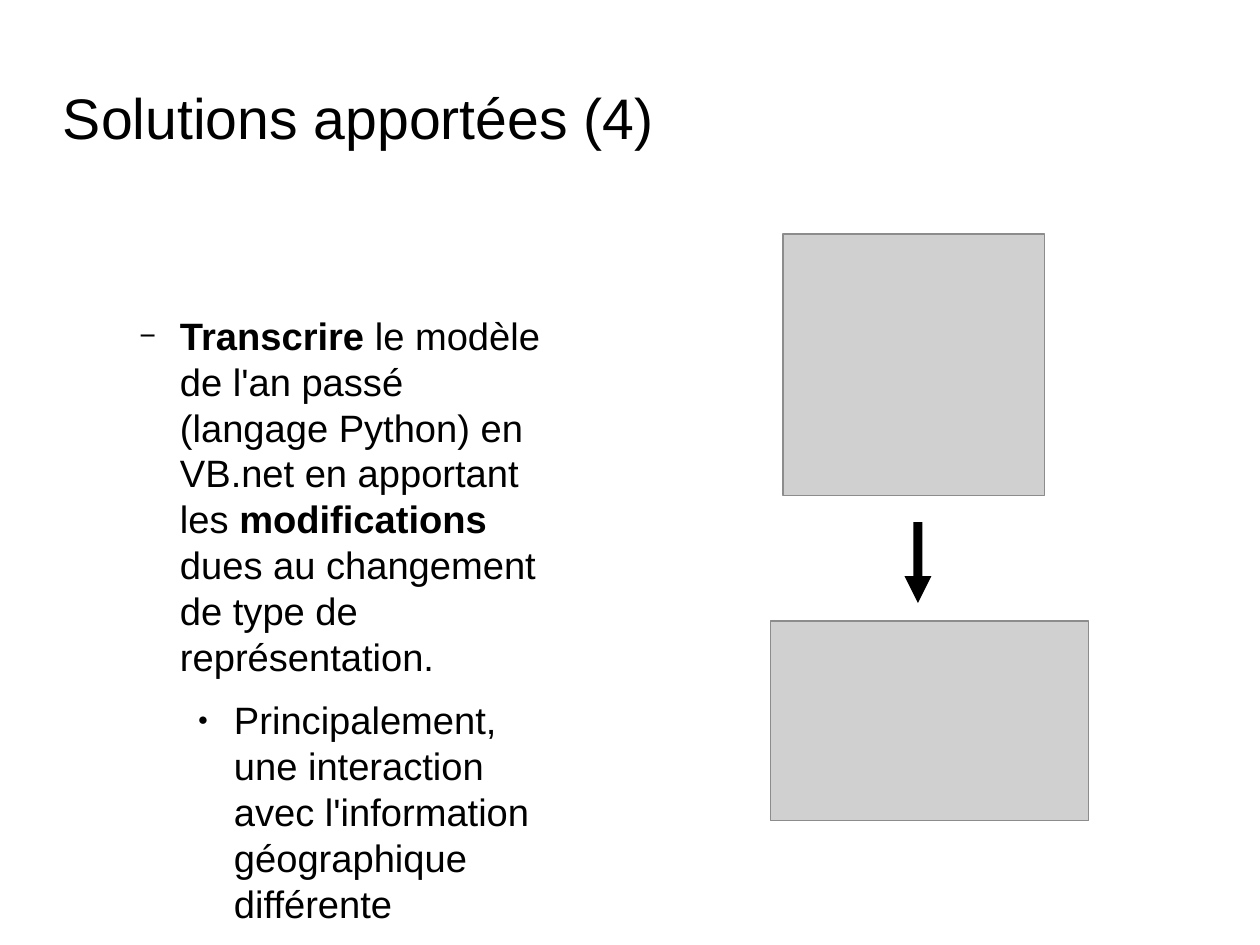
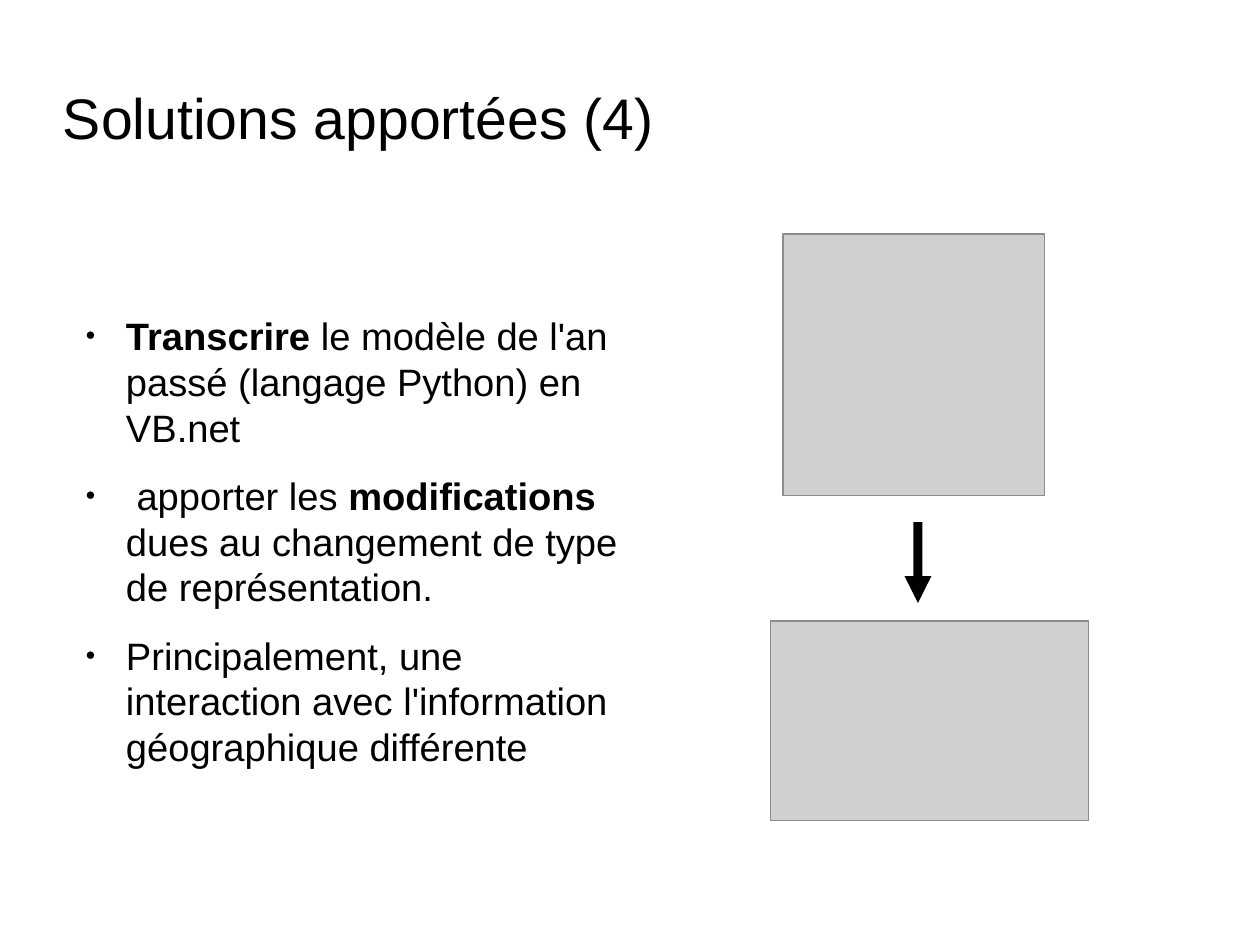
Before and after one commit to nesta7/designProject, a slide deck: slide 13 of presentation_6_juin_Broc.odp. Drawn at 1260x945 pixels with LibreOffice and Linux fonts; fonts in the diff are those of the drawing; grey boxes stand for pictures; background and template pictures are left out. Boxes give left, top, right and bottom in pixels: in the first picture for what was removed or moved away, otherwise in the second. Text is boxed around its words. In the diff, an @@ line names an element or a change of style, - is before the commit and + after.

```diff
--- a/presentation_6_juin_Broc.odp
+++ b/presentation_6_juin_Broc.odp
@@ text at <box>126,322,617,609</box>: text changed @@
-  − Transcrire le modèle de l'an passé (langage Python) en VB.net en apportant les modifications dues au changement de type de représentation.
+● Transcrire le modèle de l'an passé (langage Python) en VB.net
+● apporter les modifications dues au changement de type de représentation.
@@ text at <box>126,642,607,769</box>: list level 3 to 1 in "Principalement, une interaction avec l'information ..." @@
```
Also in this commit, not shown: 2 other slides changed, 1 slide added, 1 slide removed.
